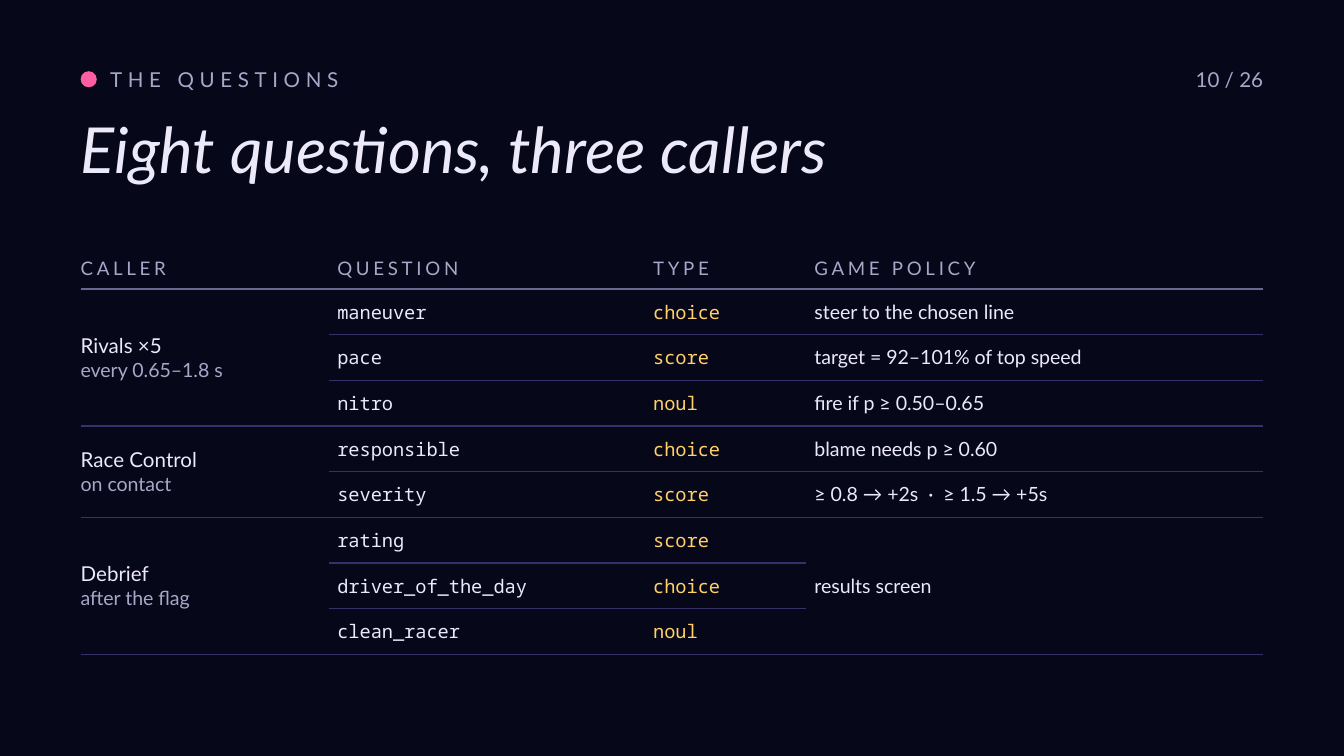
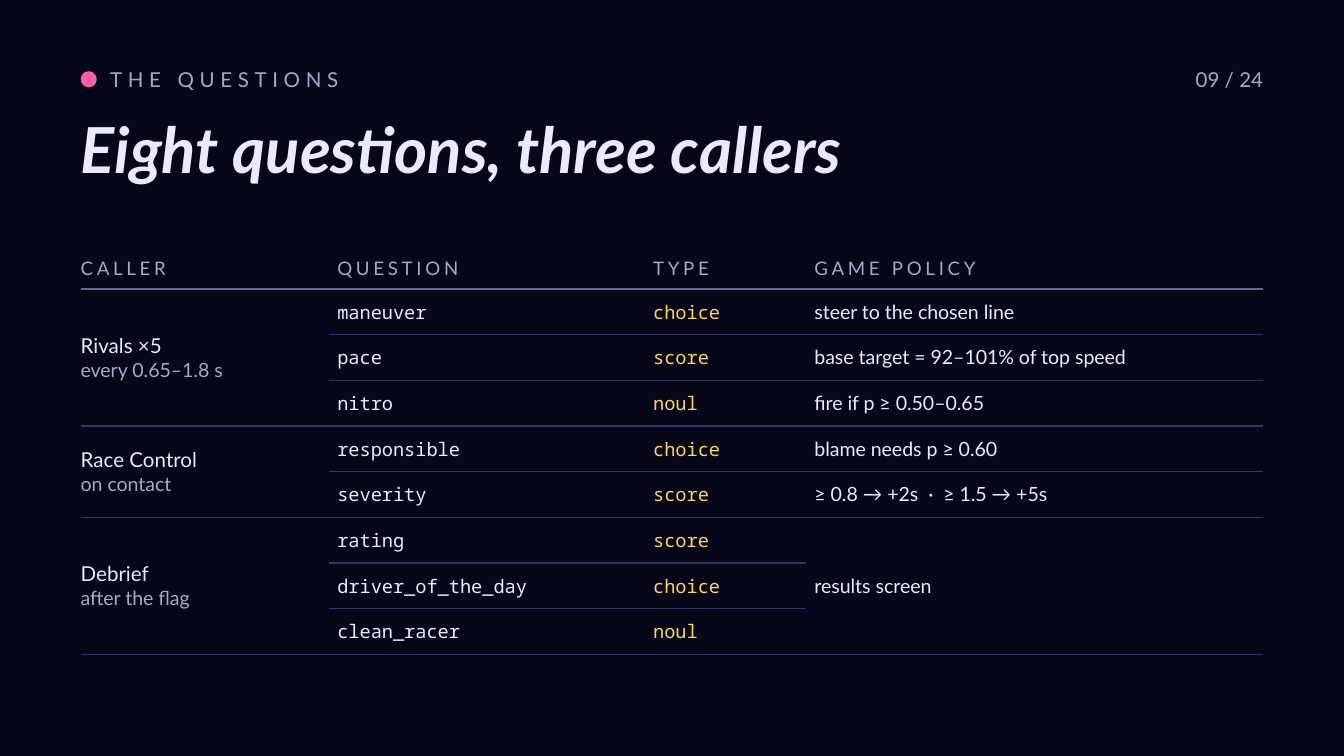
Before and after one commit to roryp/racing, a slide deck: slide 10 of docs/luna-gp-deck.pptx. Drawn at 1344x756 pixels with LibreOffice and Linux fonts; fonts in the diff are those of the drawing. Boxes give left, top, right and bottom in pixels: in the first picture for what was removed or moved away, otherwise in the second. Text is boxed around its words. In the diff, an @@ line names an element or a change of style, - is before the commit and + after.

```diff
--- a/docs/luna-gp-deck.pptx
+++ b/docs/luna-gp-deck.pptx
@@ text at [1196,72,1263,87]: text changed @@
-10 / 26
+09 / 24
@@ text "Eight questions, three callers" at [81,126,841,185]: bold on @@
@@ table at [81,249,1263,655] @@
-row 3, column 4: target = 92–101% of top speed
+row 3, column 4: base target = 92–101% of top speed
```
Also in this commit, not shown: 22 other slides changed.
